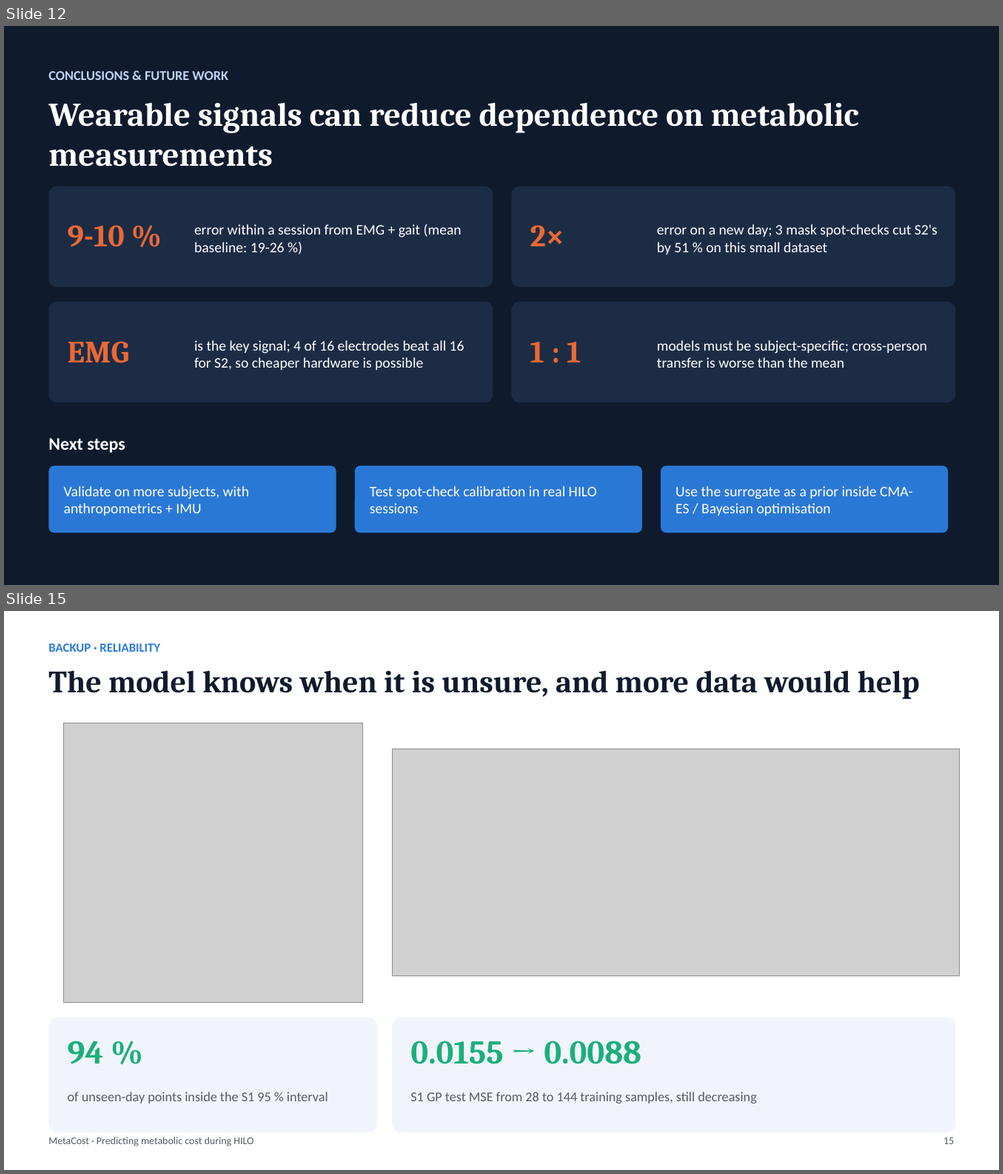
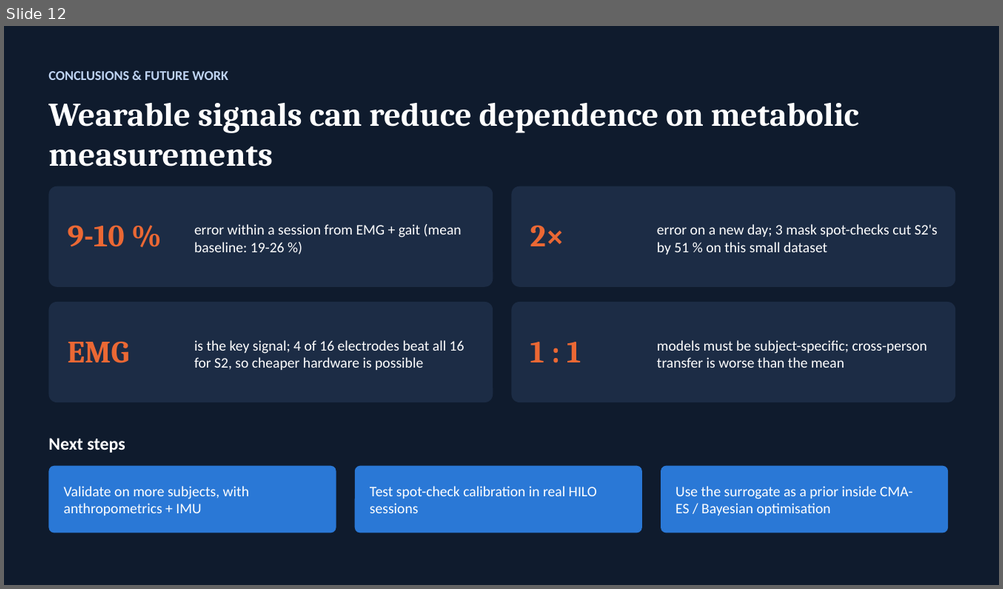
Before and after one commit to Mukilskanda/Predicting-Metabolic-Cost-During-Human-in-the-Loop-Optimisation, a slide deck: docs/MetaCost_Presentation.pptx. Shown one above the other, each under a label of ours: slides 12 and 15 before the commit, slide 12 after it; the slides between them are not shown. The pictures are 1003x1174 and 1003x589 pixels, drawn with LibreOffice and Linux fonts; fonts in the diff are those of the drawing; grey boxes stand for pictures. Boxes give left, top, right and bottom in pixels: in the first picture for what was removed or moved away, otherwise in the second. Text is boxed around its words. In the diff, an @@ line names an element or a change of style, - is before the commit and + after.

```diff
--- a/docs/MetaCost_Presentation.pptx
+++ b/docs/MetaCost_Presentation.pptx
@@ slide 15 removed at [4,611,999,1170], background #FFFFFF @@
@@ text removed at [48,644,160,652] @@
-BACKUP · RELIABILITY
@@ text removed at [48,670,919,699] @@
-The model knows when it is unsure, and more data would help
@@ picture removed at [64,723,363,1002] @@
@@ picture removed at [392,749,959,976] @@
@@ rounded rectangle removed at [48,1017,377,1133] @@
@@ rounded rectangle removed at [392,1017,956,1133] @@
@@ text removed at [68,1041,104,1065] @@
-94 %
@@ text removed at [410,1041,641,1065] @@
-0.0155 → 0.0088
@@ text removed at [68,1092,328,1104] @@
-of unseen-day points inside the S1 95 % interval
@@ text removed at [410,1092,756,1104] @@
-S1 GP test MSE from 28 to 144 training samples, still decreasing
@@ text removed at [48,1137,253,1147] @@
-MetaCost · Predicting metabolic cost during HILO
@@ text removed at [943,1138,953,1145] @@
-15
```
Also in this commit, not shown: 1 slide changed, 1 other slide removed, 1 other file.
